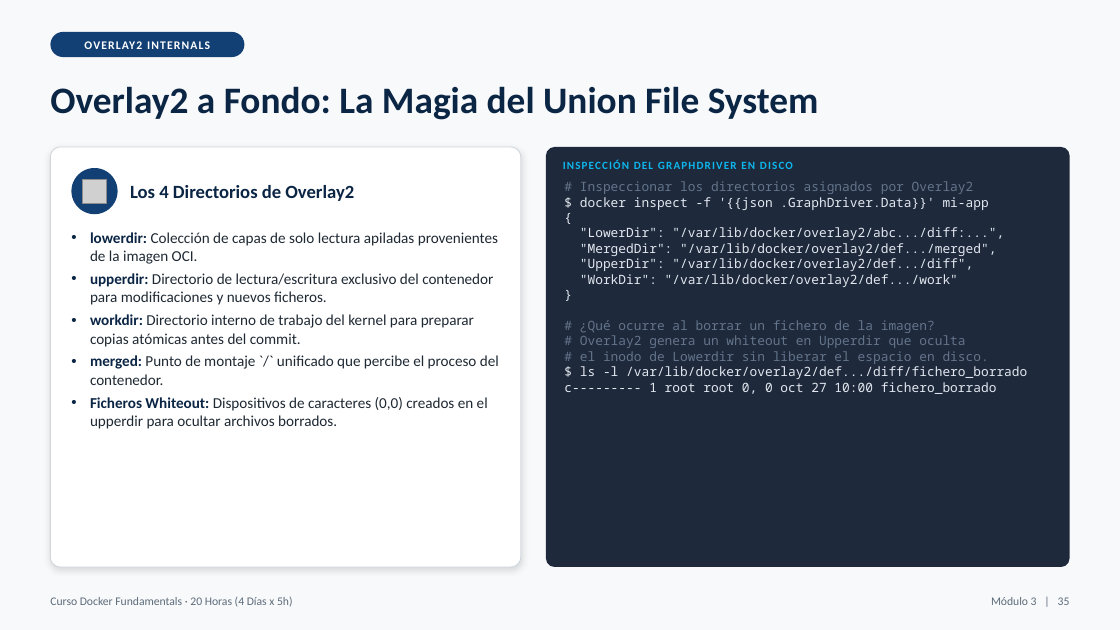
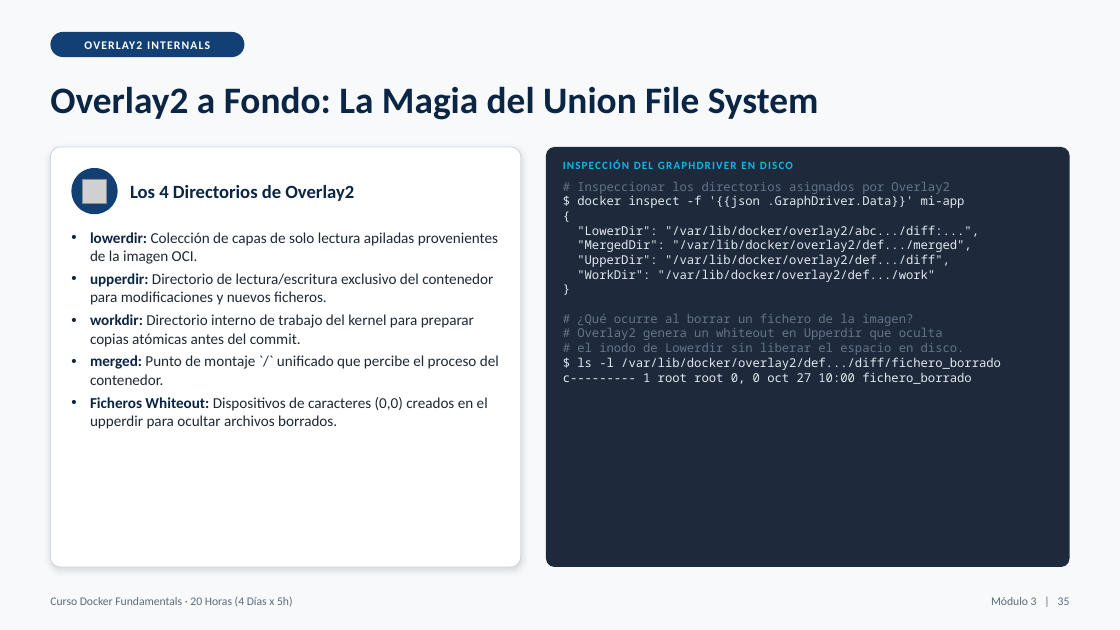
Before and after one commit to masalinas/training-docker-fundamentals, a slide deck: slide 35 of Docker_Fundamentals_20H.pptx. Drawn at 1120x630 pixels with LibreOffice and Linux fonts; fonts in the diff are those of the drawing; grey boxes stand for pictures. Boxes give left, top, right and bottom in pixels: in the first picture for what was removed or moved away, otherwise in the second. Text is boxed around its words. In the diff, an @@ line names an element or a change of style, - is before the commit and + after.

```diff
--- a/Docker_Fundamentals_20H.pptx
+++ b/Docker_Fundamentals_20H.pptx
@@ text "# Inspeccionar los directorios asignados ..." at bbox=[563, 182, 1001, 384]: size 11 to 10.5 pt @@
```
Also in this commit, not shown: 36 other slides changed, 11 other files.
